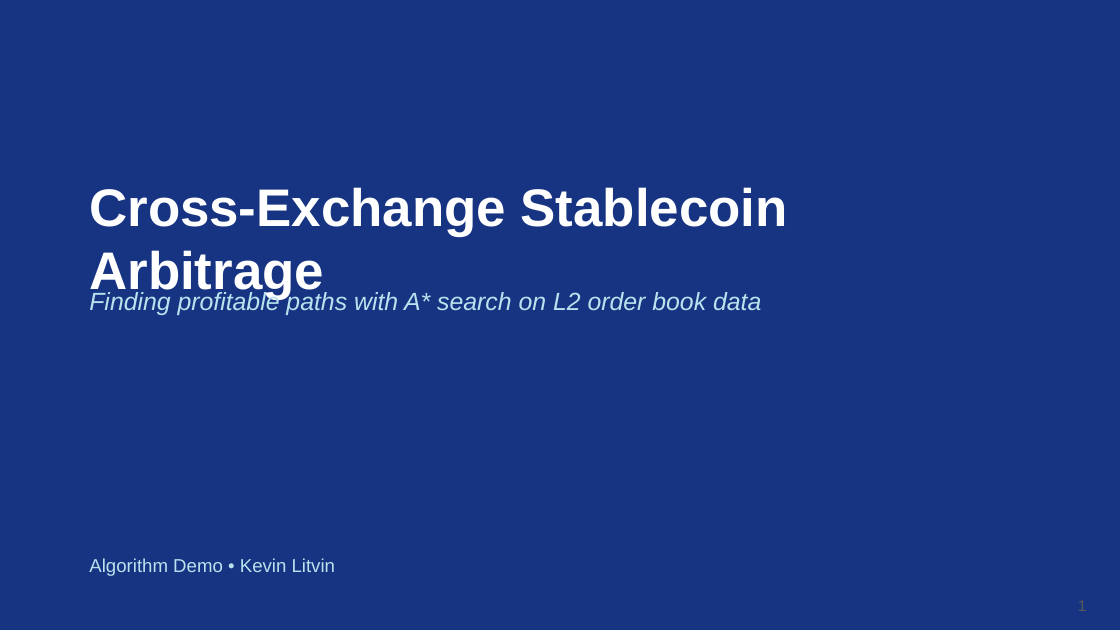
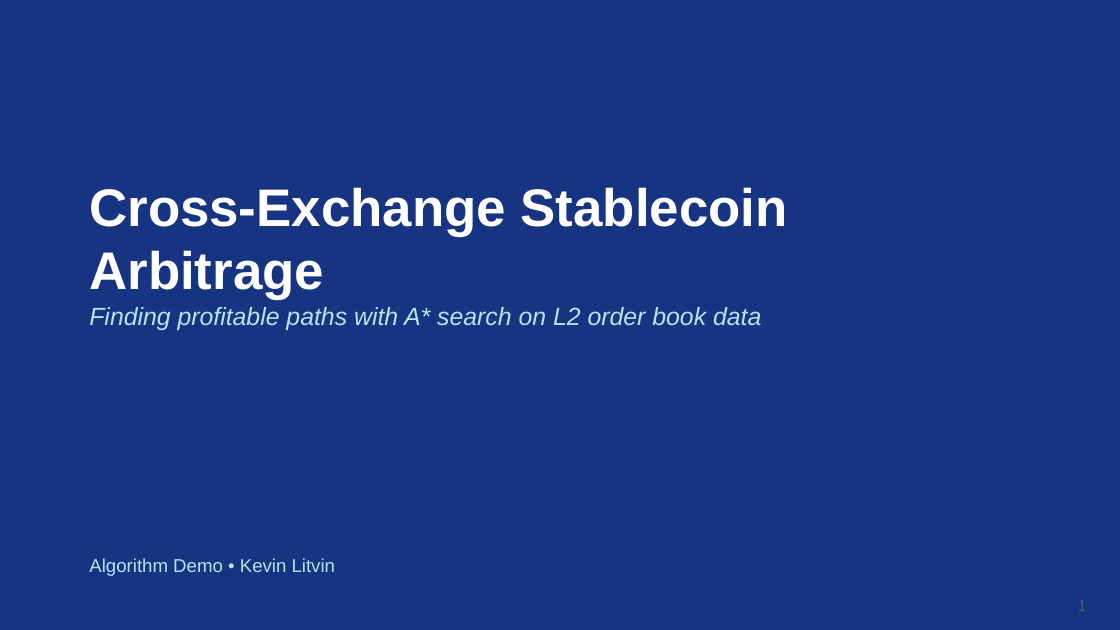
Before and after one commit to kevinl03/Stablecoin-CrossExchange-Arbitrage, a slide deck: slide 1 of astar_arbitrage_deck.pptx. Drawn at 1120x630 pixels with LibreOffice and Linux fonts; fonts in the diff are those of the drawing. Boxes give left, top, right and bottom in pixels: in the first picture for what was removed or moved away, otherwise in the second. Text is boxed around its words. In the diff, an @@ line names an element or a change of style, - is before the commit and + after.

```diff
--- a/astar_arbitrage_deck.pptx
+++ b/astar_arbitrage_deck.pptx
@@ text "Finding profitable paths with A* ...": place and size @@
-text "Finding profitable paths with A* ..." at box(89, 290, 761, 315)
+text "Finding profitable paths with A* ..." at box(89, 307, 761, 330)
```
Also in this commit, not shown: 2 other slides changed.
